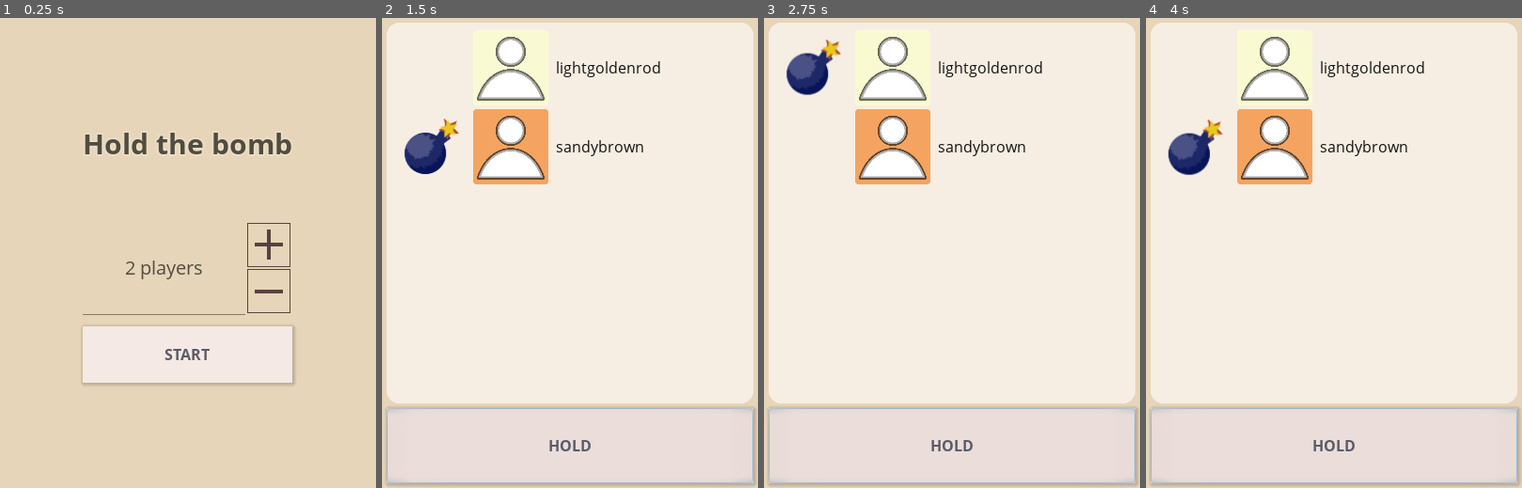
Above: before the commit, frames 1-4 (left to right).
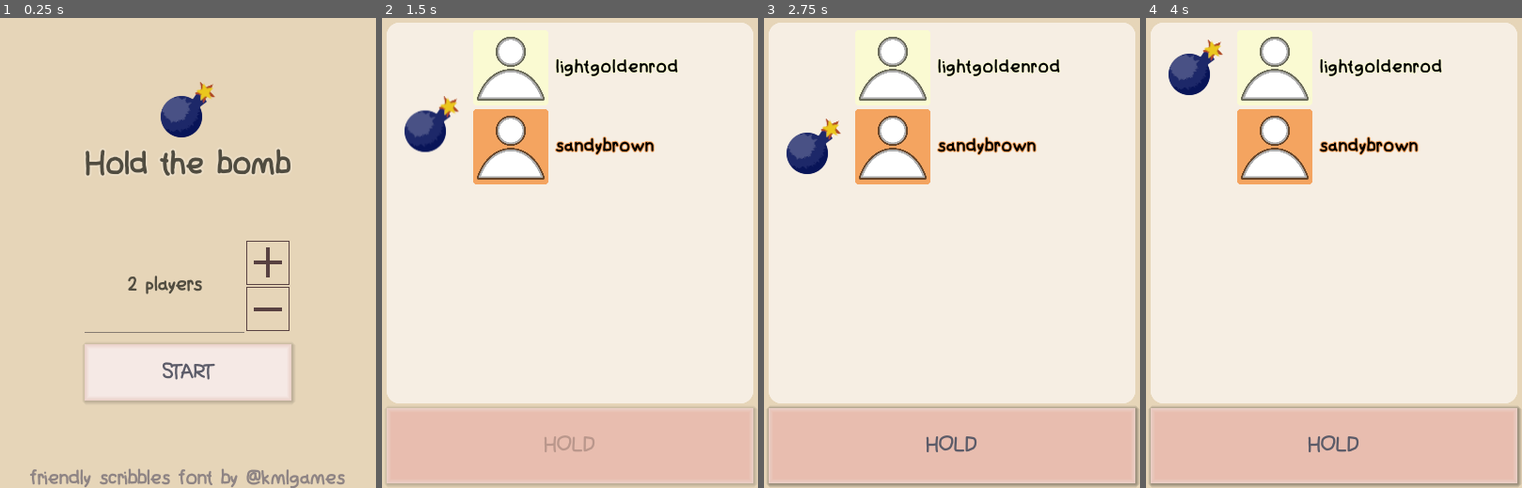
Above: after the commit, the same moments.

Repository: rtauziac/hold-the-bomb
Game: Godot game, scene res://menu.tscn
The game is run twice, just before and just after one commit, with the same random seed, the same clock (stepped at 60 frames per second) and the same inputs.
Inputs (mouse positions are in pixels of both pictures, inside the frame that each line leads up to):
- Up to frame 1 (0.25 s): no input
- Up to frame 2 (1.5 s): click "START" at 0.5 s; click "HOLD" at 1.25 s
- Up to frame 3 (2.75 s): click (952, 445) at 2 s, where only the run before the commit has a clickable "HOLD"
- Up to frame 4 (4 s): click "HOLD" at 2.75 s

The runs differ from the first frame. In frame 1, 11% of the frame differs, in the area x 8-92%, y 13-100%; in frame 2, 18%; in frame 3, 19%, in the area x 1-100%, y 4-100%; in frame 4, 19%.

Commit message:
🌈 General improvements.
Changed the font to make it 20% cuter (thanks to Friendly Scribbles),
Make player colors more visible by applying outline with custom perceptive text tint,
Added tween on the bomb,
The bomb explodes a bit later when there’s more players,
Add a 1s delay after each hold presses to prevent misclicks when passing the phone.
Add the bomb on the main menu screen,
Add controller rumble and device vibration on bomb explosion (doesn’t seem to work on web however 🤔),
Improve end screen visibility.

Diff:
--- a/default_bus_layout.tres
+++ b/default_bus_layout.tres
@@ -1,30 +1,30 @@
 [gd_resource type="AudioBusLayout" load_steps=7 format=2]
 
-[sub_resource type="AudioEffectCompressor" id=5]
+[sub_resource type="AudioEffectCompressor" id=1]
 resource_name = "Compressor"
 
-[sub_resource type="AudioEffectDelay" id=1]
+[sub_resource type="AudioEffectDelay" id=2]
 resource_name = "Delay"
 tap1/delay_ms = 10.0
 tap1/level_db = -20.37
 tap2/active = false
 
-[sub_resource type="AudioEffectReverb" id=2]
+[sub_resource type="AudioEffectReverb" id=3]
 resource_name = "Reverb"
 room_size = 0.05
 damping = 1.0
 spread = 0.11
 wet = 0.08
 
-[sub_resource type="AudioEffectLowPassFilter" id=3]
+[sub_resource type="AudioEffectLowPassFilter" id=4]
 resource_name = "LowPassFilter"
-cutoff_hz = 156.0
+cutoff_hz = 206.0
 resonance = 0.9
 db = 1
 
-[sub_resource type="AudioEffectAmplify" id=4]
+[sub_resource type="AudioEffectAmplify" id=5]
 resource_name = "Amplify"
-volume_db = 3.04
+volume_db = 3.42
 
 [sub_resource type="AudioEffectDelay" id=6]
 resource_name = "Delay"
@@ -37,17 +37,17 @@
 feedback/lowpass = 418.0
 
 [resource]
-bus/0/effect/0/effect = SubResource( 5 )
+bus/0/effect/0/effect = SubResource( 1 )
 bus/0/effect/0/enabled = true
 bus/1/name = "game"
 bus/1/solo = false
 bus/1/mute = false
 bus/1/bypass_fx = false
-bus/1/volume_db = 0.0
+bus/1/volume_db = -0.526013
 bus/1/send = "Master"
-bus/1/effect/0/effect = SubResource( 1 )
+bus/1/effect/0/effect = SubResource( 2 )
 bus/1/effect/0/enabled = true
-bus/1/effect/1/effect = SubResource( 2 )
+bus/1/effect/1/effect = SubResource( 3 )
 bus/1/effect/1/enabled = true
 bus/2/name = "bass"
 bus/2/solo = false
@@ -55,15 +55,15 @@
 bus/2/bypass_fx = false
 bus/2/volume_db = 0.0
 bus/2/send = "game"
-bus/2/effect/0/effect = SubResource( 3 )
+bus/2/effect/0/effect = SubResource( 4 )
 bus/2/effect/0/enabled = true
-bus/2/effect/1/effect = SubResource( 4 )
+bus/2/effect/1/effect = SubResource( 5 )
 bus/2/effect/1/enabled = true
 bus/3/name = "explosion"
 bus/3/solo = false
 bus/3/mute = false
 bus/3/bypass_fx = false
-bus/3/volume_db = 0.0
+bus/3/volume_db = -1.91476
 bus/3/send = "game"
 bus/3/effect/0/effect = SubResource( 6 )
 bus/3/effect/0/enabled = true
--- /dev/null
+++ b/fonts/friendly_scribbles.tres
@@ -0,0 +1,7 @@
+[gd_resource type="DynamicFont" load_steps=2 format=2]
+
+[ext_resource path="res://fonts/files/friendlyscribbles.ttf" type="DynamicFontData" id=1]
+
+[resource]
+size = 20
+font_data = ExtResource( 1 )
--- a/game.gd
+++ b/game.gd
@@ -30,7 +30,7 @@
 	endPanel.visible = false
 	playerCount = $"/root/globals".numberOfPlayers
 
-	bombStartDuration = 3 + rand_range(0, 4)
+	bombStartDuration = 3 + rand_range(0, 4) + (playerCount * 0.11)
 	bombDuration = bombStartDuration
 
 	while colorNames.size() > playerCount:
@@ -52,6 +52,8 @@
 	endPanel.visible = true
 	looseLabel.text = "%s looses" % colorNames[bombHolderIndex]
 	bomb._explode()
+	Input.vibrate_handheld(600)
+	Input.start_joy_vibration(0, 0.9, 0.6, 1.0)
 	$ExplosionParticles.global_position = bomb.global_position
 	$ExplosionParticles.emitting = true
 	$IgniteSound.stop()
@@ -79,10 +81,14 @@
 		isHolding = true
 
 func _on_holdButton_button_up():
-	if playing:
+	if playing and isHolding:
 		isHolding = false
 		bombHolderIndex = (bombHolderIndex + 1) % playerCount
+		$MainMargin/Vertical/holdButton.disabled = true
 		_update_bomb_display()
+		$WaitBetweenPlayersTimer.start()
+		yield($WaitBetweenPlayersTimer, "timeout")
+		$MainMargin/Vertical/holdButton.disabled = false
 
 func _update_bomb_display():
 	var playersControl = players
@@ -91,15 +97,17 @@
 		player._set_bomb(i == bombHolderIndex)
 
 		if (i == bombHolderIndex):
-			bomb.position = player.rect_position + scrollTopLeftMargin + (playerBombSize / 2)
+			$BombTween.interpolate_property(bomb, "position", bomb.position, player.rect_position + scrollTopLeftMargin + (playerBombSize / 2), 1.0, Tween.TRANS_EXPO, Tween.EASE_OUT)
+			$BombTween.start()
+#			bomb.position = player.rect_position + scrollTopLeftMargin + (playerBombSize / 2)
 			#set scroll position to follow the current user
 			var scrollSize = board.rect_size
 			if board.scroll_vertical > player.rect_position.y + scrollTopLeftMargin.y:
-				$BombTween.interpolate_property(board, "scroll_vertical", board.scroll_vertical, player.rect_position.y + scrollTopLeftMargin.y, 0.8, Tween.TRANS_QUAD, Tween.EASE_OUT)
-				$BombTween.start()
+				$ScrollTween.interpolate_property(board, "scroll_vertical", board.scroll_vertical, player.rect_position.y + scrollTopLeftMargin.y, 0.8, Tween.TRANS_QUAD, Tween.EASE_OUT)
+				$ScrollTween.start()
 			elif board.scroll_vertical < player.rect_position.y - scrollSize.y + player.rect_size.y + scrollTopLeftMargin.y:
-				$BombTween.interpolate_property(board, "scroll_vertical", board.scroll_vertical, player.rect_position.y - scrollSize.y + player.rect_size.y + scrollTopLeftMargin.y, 0.4, Tween.TRANS_QUAD, Tween.EASE_OUT)
-				$BombTween.start()
+				$ScrollTween.interpolate_property(board, "scroll_vertical", board.scroll_vertical, player.rect_position.y - scrollSize.y + player.rect_size.y + scrollTopLeftMargin.y, 0.4, Tween.TRANS_QUAD, Tween.EASE_OUT)
+				$ScrollTween.start()
 
 	#set bomb shake strength
 	var progress = (bombStartDuration - bombDuration) / bombStartDuration
--- a/game/game.tscn
+++ b/game/game.tscn
@@ -1,7 +1,7 @@
 [gd_scene load_steps=17 format=2]
 
 [ext_resource path="res://game/card_bg.png" type="Texture" id=1]
-[ext_resource path="res://fonts/files/opensans-bold.ttf" type="DynamicFontData" id=2]
+[ext_resource path="res://fonts/files/friendlyscribbles.ttf" type="DynamicFontData" id=2]
 [ext_resource path="res://game.gd" type="Script" id=3]
 [ext_resource path="res://game/player.tscn" type="PackedScene" id=4]
 [ext_resource path="res://themes/globaltheme.tres" type="Theme" id=5]
@@ -31,7 +31,7 @@
 "
 
 [sub_resource type="Curve" id=4]
-_data = [ Vector2( 0.412121, 0.0363636 ), 0.0, 0.169811, 0, 0, Vector2( 0.8, 0.772727 ), 5.34783, 5.34783, 0, 0, Vector2( 0.927273, 1 ), 0.0, 0.0, 0, 0, Vector2( 1, 1 ), 0.113208, 0.0, 0, 0 ]
+_data = [ Vector2( 0.188073, 0 ), 0.0, 0.169811, 0, 0, Vector2( 0.8, 0.772727 ), 3.61574, 3.61574, 0, 0, Vector2( 0.927273, 1 ), 0.0, 0.0, 0, 0, Vector2( 1, 1 ), 0.113208, 0.0, 0, 0 ]
 
 [sub_resource type="Theme" id=8]
 Label/colors/font_color = Color( 1, 1, 1, 1 )
@@ -60,9 +60,6 @@
 anchor_bottom = 1.0
 theme = ExtResource( 5 )
 script = ExtResource( 3 )
-__meta__ = {
-"_edit_use_anchors_": false
-}
 playerScene = ExtResource( 4 )
 playerCount = 4
 
@@ -73,9 +70,6 @@
 custom_constants/margin_top = 5
 custom_constants/margin_left = 5
 custom_constants/margin_bottom = 5
-__meta__ = {
-"_edit_use_anchors_": false
-}
 
 [node name="Vertical" type="VBoxContainer" parent="MainMargin"]
 margin_left = 5.0
@@ -133,7 +127,7 @@
 }
 
 [node name="Bomb" type="Node2D" parent="MainMargin/Vertical/BoardMargin/board/MarginContainer"]
-position = Vector2( 199.673, 184.088 )
+position = Vector2( 45.3327, 44.2367 )
 script = SubResource( 3 )
 nudgeStrength = 30.0
 curve = SubResource( 4 )
@@ -152,6 +146,7 @@
 }
 
 [node name="EndPanel" type="MarginContainer" parent="."]
+visible = false
 anchor_right = 1.0
 anchor_bottom = 1.0
 __meta__ = {
@@ -167,9 +162,9 @@
 }
 
 [node name="MainVBox" type="VBoxContainer" parent="EndPanel"]
-margin_top = 196.0
-margin_right = 400.0
-margin_bottom = 304.0
+margin_top = 201.0
+margin_right = 400.0
+margin_bottom = 299.0
 size_flags_vertical = 4
 custom_constants/separation = 15
 __meta__ = {
@@ -178,18 +173,18 @@
 
 [node name="Center" type="CenterContainer" parent="EndPanel/MainVBox"]
 margin_right = 400.0
-margin_bottom = 43.0
+margin_bottom = 33.0
 
 [node name="ScoreVBox" type="VBoxContainer" parent="EndPanel/MainVBox/Center"]
-margin_left = 91.0
-margin_right = 308.0
-margin_bottom = 43.0
+margin_left = 98.0
+margin_right = 302.0
+margin_bottom = 33.0
 size_flags_vertical = 3
 theme = SubResource( 8 )
 
 [node name="LooseLabel" type="Label" parent="EndPanel/MainVBox/Center/ScoreVBox"]
-margin_right = 217.0
-margin_bottom = 39.0
+margin_right = 204.0
+margin_bottom = 29.0
 custom_fonts/font = SubResource( 2 )
 text = "Player % looses"
 align = 1
@@ -199,23 +194,24 @@
 }
 
 [node name="ScoreboardColumnsContainer" type="HBoxContainer" parent="EndPanel/MainVBox/Center/ScoreVBox"]
-margin_top = 43.0
-margin_right = 217.0
-margin_bottom = 43.0
+margin_top = 33.0
+margin_right = 204.0
+margin_bottom = 33.0
+custom_constants/separation = 20
 
 [node name="Column1" type="VBoxContainer" parent="EndPanel/MainVBox/Center/ScoreVBox/ScoreboardColumnsContainer"]
-margin_right = 106.0
+margin_right = 92.0
 size_flags_horizontal = 3
 
 [node name="Column2" type="VBoxContainer" parent="EndPanel/MainVBox/Center/ScoreVBox/ScoreboardColumnsContainer"]
-margin_left = 110.0
-margin_right = 217.0
+margin_left = 112.0
+margin_right = 204.0
 size_flags_horizontal = 3
 
 [node name="MenuMargin" type="MarginContainer" parent="EndPanel/MainVBox"]
-margin_top = 58.0
-margin_right = 400.0
-margin_bottom = 108.0
+margin_top = 48.0
+margin_right = 400.0
+margin_bottom = 98.0
 
 [node name="MenuButton" type="Button" parent="EndPanel/MainVBox/MenuMargin"]
 margin_left = 137.0
@@ -231,6 +227,8 @@
 
 [node name="BombTween" type="Tween" parent="."]
 
+[node name="ScrollTween" type="Tween" parent="."]
+
 [node name="IgniteSound" type="AudioStreamPlayer" parent="."]
 stream = ExtResource( 7 )
 volume_db = -17.637
@@ -252,10 +250,11 @@
 scale = Vector2( 0.8, 0.8 )
 emitting = false
 amount = 80
-lifetime = 3.0
+lifetime = 3.5
 one_shot = true
 preprocess = 0.1
-explosiveness = 0.96
+explosiveness = 1.0
+lifetime_randomness = 0.4
 local_coords = false
 draw_order = 1
 texture = ExtResource( 10 )
@@ -268,6 +267,10 @@
 scale_amount_random = 1.0
 scale_amount_curve = SubResource( 6 )
 color_ramp = SubResource( 7 )
+
+[node name="WaitBetweenPlayersTimer" type="Timer" parent="."]
+one_shot = true
+
 [connection signal="button_down" from="MainMargin/Vertical/holdButton" to="." method="_on_holdButton_button_down"]
 [connection signal="button_up" from="MainMargin/Vertical/holdButton" to="." method="_on_holdButton_button_up"]
 [connection signal="pressed" from="EndPanel/MainVBox/MenuMargin/MenuButton" to="." method="_on_menuButton_pressed"]
--- a/game/player.gd
+++ b/game/player.gd
@@ -5,8 +5,12 @@
 var colorName setget _set_color_name
 
 func _set_color_name(colorName):
-	$HBoxContainer/bg.self_modulate = ColorN(colorName, 1)
+	var _color = ColorN(colorName, 1)
+	$HBoxContainer/bg.self_modulate = _color
 	$HBoxContainer/MarginContainer/Label.text = colorName
+	$HBoxContainer/MarginContainer/Label.set("custom_colors/font_outline_modulate", _color)
+	var _perceptiveness = 0.3 * _color.r + 0.5 * _color.g + 0.2 * _color.b
+	$HBoxContainer/MarginContainer/Label.set("custom_colors/font_color", Color.white if _perceptiveness < 0.4 else Color.black)
 
 func _get_bomb_size():
 	return $HBoxContainer/BombSlot.rect_size
--- a/game/player.tscn
+++ b/game/player.tscn
@@ -1,9 +1,17 @@
-[gd_scene load_steps=5 format=2]
+[gd_scene load_steps=7 format=2]
 
 [ext_resource path="res://game/card_people.png" type="Texture" id=1]
 [ext_resource path="res://game/card_bg.png" type="Texture" id=2]
 [ext_resource path="res://themes/globaltheme.tres" type="Theme" id=3]
 [ext_resource path="res://game/player.gd" type="Script" id=4]
+[ext_resource path="res://fonts/files/friendlyscribbles.ttf" type="DynamicFontData" id=5]
+
+[sub_resource type="DynamicFont" id=1]
+size = 18
+outline_size = 1
+extra_spacing_char = 1
+extra_spacing_space = 1
+font_data = ExtResource( 5 )
 
 [node name="player" type="Control"]
 margin_right = 140.0
@@ -11,17 +19,11 @@
 rect_min_size = Vector2( 140, 80 )
 theme = ExtResource( 3 )
 script = ExtResource( 4 )
-__meta__ = {
-"_edit_use_anchors_": false
-}
 
 [node name="HBoxContainer" type="HBoxContainer" parent="."]
 anchor_right = 1.0
 anchor_bottom = 1.0
 margin_right = -7.0
-__meta__ = {
-"_edit_use_anchors_": false
-}
 
 [node name="BombSlot" type="MarginContainer" parent="HBoxContainer"]
 margin_right = 80.0
@@ -44,15 +46,12 @@
 anchor_bottom = 1.0
 texture = ExtResource( 1 )
 expand = true
-__meta__ = {
-"_edit_use_anchors_": false
-}
 
 [node name="MarginContainer" type="MarginContainer" parent="HBoxContainer"]
 margin_left = 168.0
 margin_top = 26.0
-margin_right = 217.0
-margin_bottom = 54.0
+margin_right = 230.0
+margin_bottom = 53.0
 size_flags_vertical = 4
 custom_constants/margin_right = 4
 custom_constants/margin_top = 4
@@ -65,8 +64,11 @@
 [node name="Label" type="Label" parent="HBoxContainer/MarginContainer"]
 margin_left = 4.0
 margin_top = 4.0
-margin_right = 45.0
-margin_bottom = 24.0
+margin_right = 58.0
+margin_bottom = 23.0
+custom_colors/font_color = Color( 0, 0, 0, 1 )
+custom_colors/font_outline_modulate = Color( 0.588235, 0.588235, 0.588235, 1 )
+custom_fonts/font = SubResource( 1 )
 text = "Player"
 align = 1
 __meta__ = {
--- a/menu.tscn
+++ b/menu.tscn
@@ -1,14 +1,14 @@
-[gd_scene load_steps=8 format=2]
+[gd_scene load_steps=7 format=2]
 
 [ext_resource path="res://themes/globaltheme.tres" type="Theme" id=1]
-[ext_resource path="res://fonts/files/opensans-bold.ttf" type="DynamicFontData" id=2]
-[ext_resource path="res://fonts/files/opensans-regular.ttf" type="DynamicFontData" id=3]
+[ext_resource path="res://fonts/files/friendlyscribbles.ttf" type="DynamicFontData" id=2]
+[ext_resource path="res://bomb.png" type="Texture" id=3]
 
 [sub_resource type="GDScript" id=1]
 script/source = "extends Control
 
 func _ready():
-	$MarginContainer/VBoxContainer/PlayerCountSelector.value = $\"/root/globals\".numberOfPlayers
+	$VBoxContainer/MarginContainer/VBoxContainer/PlayerCountSelector.value = $\"/root/globals\".numberOfPlayers
 
 func _on_SpinBox_value_changed(value):
 	$\"/root/globals\".numberOfPlayers = int(value)
@@ -18,14 +18,10 @@
 "
 
 [sub_resource type="DynamicFont" id=2]
-size = 30
+size = 32
 outline_size = 2
 outline_color = Color( 1, 1, 1, 0.184314 )
 font_data = ExtResource( 2 )
-
-[sub_resource type="DynamicFont" id=3]
-size = 20
-font_data = ExtResource( 3 )
 
 [sub_resource type="Theme" id=4]
 LineEdit/colors/clear_button_color = Color( 0.88, 0.88, 0.88, 1 )
@@ -36,7 +32,7 @@
 LineEdit/colors/font_color_uneditable = Color( 0.88, 0.88, 0.88, 0.5 )
 LineEdit/colors/selection_color = Color( 0.49, 0.49, 0.49, 1 )
 LineEdit/constants/minimum_spaces = 12
-LineEdit/fonts/font = SubResource( 3 )
+LineEdit/fonts/font = null
 LineEdit/icons/clear = null
 LineEdit/styles/focus = null
 LineEdit/styles/normal = null
@@ -51,19 +47,21 @@
 "_edit_use_anchors_": false
 }
 
-[node name="MarginContainer" type="MarginContainer" parent="."]
+[node name="VBoxContainer" type="VBoxContainer" parent="."]
 anchor_right = 1.0
 anchor_bottom = 1.0
+
+[node name="MarginContainer" type="MarginContainer" parent="VBoxContainer"]
+margin_right = 400.0
+margin_bottom = 476.0
+size_flags_vertical = 3
 custom_constants/margin_right = 20
 custom_constants/margin_left = 20
-__meta__ = {
-"_edit_use_anchors_": false
-}
 
-[node name="VBoxContainer" type="VBoxContainer" parent="MarginContainer"]
-margin_left = 88.0
-margin_right = 311.0
-margin_bottom = 500.0
+[node name="VBoxContainer" type="VBoxContainer" parent="VBoxContainer/MarginContainer"]
+margin_left = 90.0
+margin_right = 310.0
+margin_bottom = 476.0
 size_flags_horizontal = 4
 custom_constants/separation = 12
 alignment = 1
@@ -71,27 +69,34 @@
 "_edit_use_anchors_": false
 }
 
-[node name="MarginContainer" type="MarginContainer" parent="MarginContainer/VBoxContainer"]
-margin_top = 112.0
-margin_right = 223.0
-margin_bottom = 204.0
+[node name="TextureRect" type="TextureRect" parent="VBoxContainer/MarginContainer/VBoxContainer"]
+margin_top = 68.0
+margin_right = 220.0
+margin_bottom = 128.0
+texture = ExtResource( 3 )
+stretch_mode = 4
+
+[node name="MarginContainer" type="MarginContainer" parent="VBoxContainer/MarginContainer/VBoxContainer"]
+margin_top = 140.0
+margin_right = 220.0
+margin_bottom = 223.0
 custom_constants/margin_bottom = 50
 
-[node name="Title" type="Label" parent="MarginContainer/VBoxContainer/MarginContainer"]
-margin_right = 223.0
-margin_bottom = 42.0
+[node name="Title" type="Label" parent="VBoxContainer/MarginContainer/VBoxContainer/MarginContainer"]
+margin_right = 220.0
+margin_bottom = 33.0
+custom_colors/font_color = Color( 0.313726, 0.298039, 0.25098, 1 )
 custom_fonts/font = SubResource( 2 )
-custom_colors/font_color = Color( 0.313726, 0.298039, 0.25098, 1 )
 text = "Hold the bomb"
 align = 1
 __meta__ = {
 "_edit_use_anchors_": false
 }
 
-[node name="PlayerCountSelector" type="SpinBox" parent="MarginContainer/VBoxContainer"]
-margin_top = 216.0
-margin_right = 223.0
-margin_bottom = 316.0
+[node name="PlayerCountSelector" type="SpinBox" parent="VBoxContainer/MarginContainer/VBoxContainer"]
+margin_top = 235.0
+margin_right = 220.0
+margin_bottom = 335.0
 rect_min_size = Vector2( 200, 100 )
 theme = SubResource( 4 )
 min_value = 2.0
@@ -103,14 +108,24 @@
 "_edit_use_anchors_": false
 }
 
-[node name="StartButton" type="Button" parent="MarginContainer/VBoxContainer"]
-margin_top = 328.0
-margin_right = 223.0
-margin_bottom = 388.0
+[node name="StartButton" type="Button" parent="VBoxContainer/MarginContainer/VBoxContainer"]
+margin_top = 347.0
+margin_right = 220.0
+margin_bottom = 407.0
 rect_min_size = Vector2( 0, 60 )
 text = "START"
 __meta__ = {
 "_edit_use_anchors_": false
 }
-[connection signal="value_changed" from="MarginContainer/VBoxContainer/PlayerCountSelector" to="." method="_on_SpinBox_value_changed"]
-[connection signal="pressed" from="MarginContainer/VBoxContainer/StartButton" to="." method="_on_StartButton_pressed"]
+
+[node name="Label" type="Label" parent="VBoxContainer"]
+margin_top = 480.0
+margin_right = 400.0
+margin_bottom = 500.0
+size_flags_horizontal = 3
+custom_colors/font_color = Color( 0.556863, 0.517647, 0.517647, 1 )
+text = "friendly scribbles font by @kmlgames"
+align = 1
+
+[connection signal="value_changed" from="VBoxContainer/MarginContainer/VBoxContainer/PlayerCountSelector" to="." method="_on_SpinBox_value_changed"]
+[connection signal="pressed" from="VBoxContainer/MarginContainer/VBoxContainer/StartButton" to="." method="_on_StartButton_pressed"]
--- a/project.godot
+++ b/project.godot
@@ -10,14 +10,13 @@
 
 _global_script_classes=[  ]
 _global_script_class_icons={
-
 }
 
 [application]
 
 config/name="Trijam67 - Hold the Bomb"
 run/main_scene="res://menu.tscn"
-config/icon="res://icon.png"
+config/icon="res://bomb.png"
 
 [autoload]
 
@@ -27,7 +26,7 @@
 
 window/size/width=400
 window/size/height=500
-window/stretch/mode="2d"
+window/stretch/mode="viewport"
 window/stretch/aspect="expand"
 
 [rendering]
--- a/themes/button_style.tres
+++ b/themes/button_style.tres
@@ -2,6 +2,12 @@
 
 [resource]
 bg_color = Color( 0.960784, 0.913725, 0.898039, 1 )
+border_width_left = 5
+border_width_top = 5
+border_width_right = 5
+border_width_bottom = 5
+border_color = Color( 0.917647, 0.815686, 0.780392, 1 )
+border_blend = true
 shadow_color = Color( 0, 0, 0, 0.176471 )
 shadow_size = 4
 shadow_offset = Vector2( 1, 1 )
--- a/themes/globaltheme.tres
+++ b/themes/globaltheme.tres
@@ -1,18 +1,23 @@
-[gd_resource type="Theme" load_steps=17 format=2]
+[gd_resource type="Theme" load_steps=15 format=2]
 
-[ext_resource path="res://fonts/files/opensans-bold.ttf" type="DynamicFontData" id=1]
-[ext_resource path="res://fonts/files/opensans-regular.ttf" type="DynamicFontData" id=2]
+[ext_resource path="res://fonts/friendly_scribbles.tres" type="DynamicFont" id=2]
 [ext_resource path="res://themes/button_style.tres" type="StyleBox" id=3]
 [ext_resource path="res://themes/plusminus.png" type="Texture" id=4]
 
-[sub_resource type="DynamicFont" id=1]
-outline_color = Color( 0, 0, 0, 1 )
-extra_spacing_top = 8
-extra_spacing_bottom = 8
-font_data = ExtResource( 1 )
-
 [sub_resource type="StyleBoxFlat" id=2]
 bg_color = Color( 1, 1, 1, 0.137255 )
+
+[sub_resource type="StyleBoxFlat" id=12]
+bg_color = Color( 0.909804, 0.741176, 0.686275, 1 )
+border_width_left = 5
+border_width_top = 5
+border_width_right = 5
+border_width_bottom = 5
+border_color = Color( 0.917647, 0.815686, 0.780392, 1 )
+border_blend = true
+shadow_color = Color( 0, 0, 0, 0.176471 )
+shadow_size = 4
+shadow_offset = Vector2( 1, 1 )
 
 [sub_resource type="StyleBoxFlat" id=3]
 bg_color = Color( 0.92, 0.8717, 0.8556, 1 )
@@ -34,34 +39,30 @@
 [sub_resource type="StyleBoxFlat" id=6]
 bg_color = Color( 0.678431, 0.678431, 0.678431, 0.305882 )
 
+[sub_resource type="StyleBoxFlat" id=7]
+bg_color = Color( 0.780392, 0.780392, 0.780392, 1 )
+
 [sub_resource type="StyleBoxFlat" id=8]
-bg_color = Color( 0.780392, 0.780392, 0.780392, 1 )
 
 [sub_resource type="StyleBoxFlat" id=9]
 
 [sub_resource type="StyleBoxFlat" id=10]
-
-[sub_resource type="StyleBoxFlat" id=11]
 draw_center = false
 border_width_left = 4
 border_width_right = 4
 border_color = Color( 0, 0, 0, 0.231373 )
 
-[sub_resource type="StyleBoxFlat" id=12]
-
-[sub_resource type="DynamicFont" id=7]
-font_data = ExtResource( 2 )
+[sub_resource type="StyleBoxFlat" id=11]
 
 [resource]
-default_font = SubResource( 7 )
+default_font = ExtResource( 2 )
 Button/colors/font_color = Color( 0.356863, 0.356863, 0.407843, 1 )
 Button/colors/font_color_disabled = Color( 0, 0, 0, 0.2 )
 Button/colors/font_color_hover = Color( 0.356863, 0.356863, 0.407843, 1 )
 Button/colors/font_color_pressed = Color( 0.0862745, 0.0784314, 0.145098, 1 )
 Button/constants/hseparation = 2
-Button/fonts/font = SubResource( 1 )
 Button/styles/disabled = SubResource( 2 )
-Button/styles/focus = null
+Button/styles/focus = SubResource( 12 )
 Button/styles/hover = SubResource( 3 )
 Button/styles/normal = ExtResource( 3 )
 Button/styles/pressed = SubResource( 4 )
@@ -72,7 +73,7 @@
 Label/constants/shadow_as_outline = 0
 Label/constants/shadow_offset_x = 1
 Label/constants/shadow_offset_y = 1
-Label/fonts/font = null
+Label/fonts/font = ExtResource( 2 )
 Label/styles/normal = null
 LineEdit/colors/clear_button_color = Color( 1, 1, 1, 1 )
 LineEdit/colors/clear_button_color_pressed = Color( 1, 1, 1, 1 )
@@ -82,7 +83,7 @@
 LineEdit/colors/font_color_uneditable = Color( 0.0705882, 0.0705882, 0.0705882, 0.501961 )
 LineEdit/colors/selection_color = Color( 0.49, 0.49, 0.49, 1 )
 LineEdit/constants/minimum_spaces = 12
-LineEdit/fonts/font = null
+LineEdit/fonts/font = ExtResource( 2 )
 LineEdit/icons/clear = null
 LineEdit/styles/focus = null
 LineEdit/styles/normal = SubResource( 5 )
Not shown, changed: export_presets.cfg
Binary file added: fonts/files/friendlyscribbles.ttf
Binary file added: fonts/hold-the-bomb-splash.png
Not shown, added: fonts/hold-the-bomb-splash.png.import
Not shown: 1 places in themes/globaltheme.tres that only renumber resources
